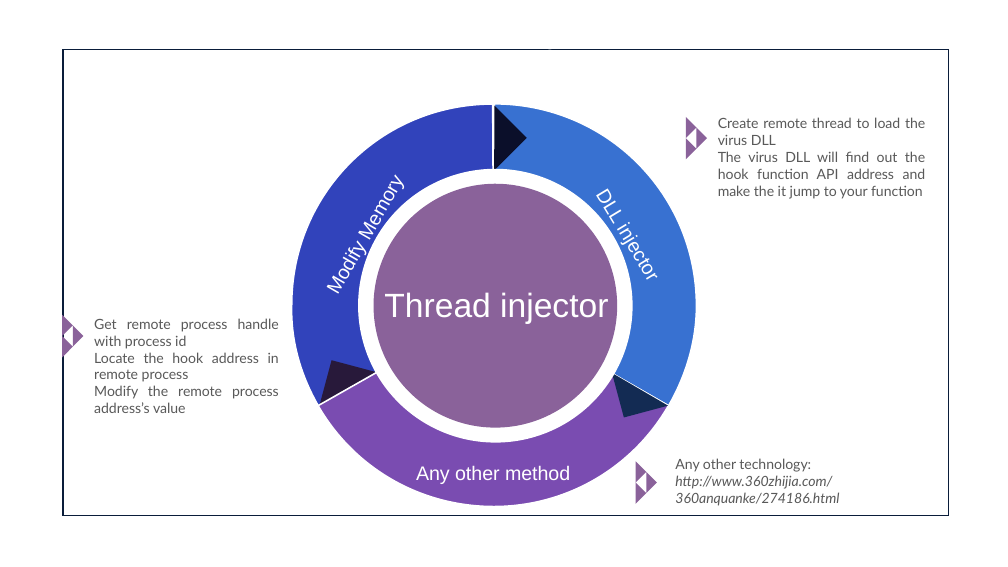
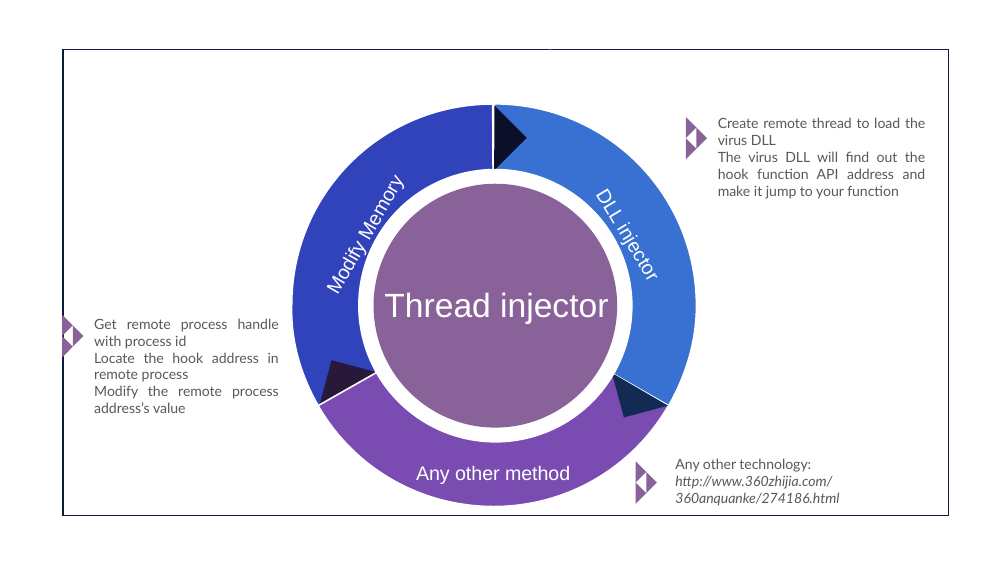
Before and after one commit to Jasey/hook, a slide deck: slide 6 of APIHOOK/GameHack.pptx. Drawn at 1008x567 pixels with LibreOffice and Linux fonts; fonts in the diff are those of the drawing; background and template pictures are left out. Boxes give left, top, right and bottom in pixels: in the first picture for what was removed or moved away, otherwise in the second. Text is boxed around its words. In the diff, an @@ line names an element or a change of style, - is before the commit and + after.

Commit message:
update

```diff
--- a/APIHOOK/GameHack.pptx
+++ b/APIHOOK/GameHack.pptx
@@ text at box(718, 151, 926, 199): text changed @@
-The virus DLL will find out the hook function API address and make the it jump to your function
+The virus DLL will find out the hook function API address and make it jump to your function
```
Also in this commit, not shown: 1 other slide changed, 3 slides added.
